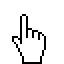
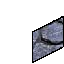
Layered file, before and after one edit (64 × 64). Changes by layer:
added layer "mode-walls" above "mode-select" over [32,16,64,63]
renamed "Layer" to "mode-select", hid it over [12,14,46,64]
